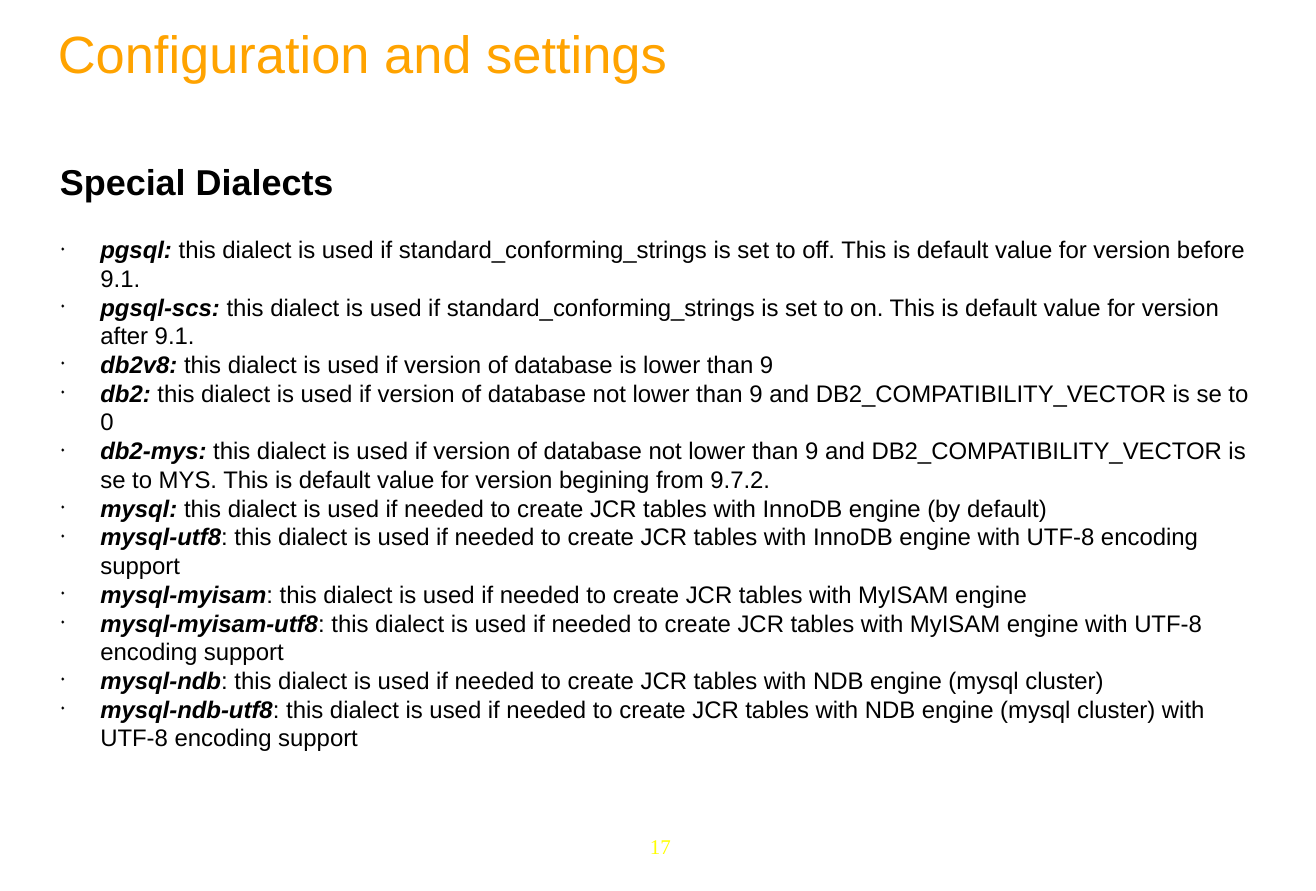
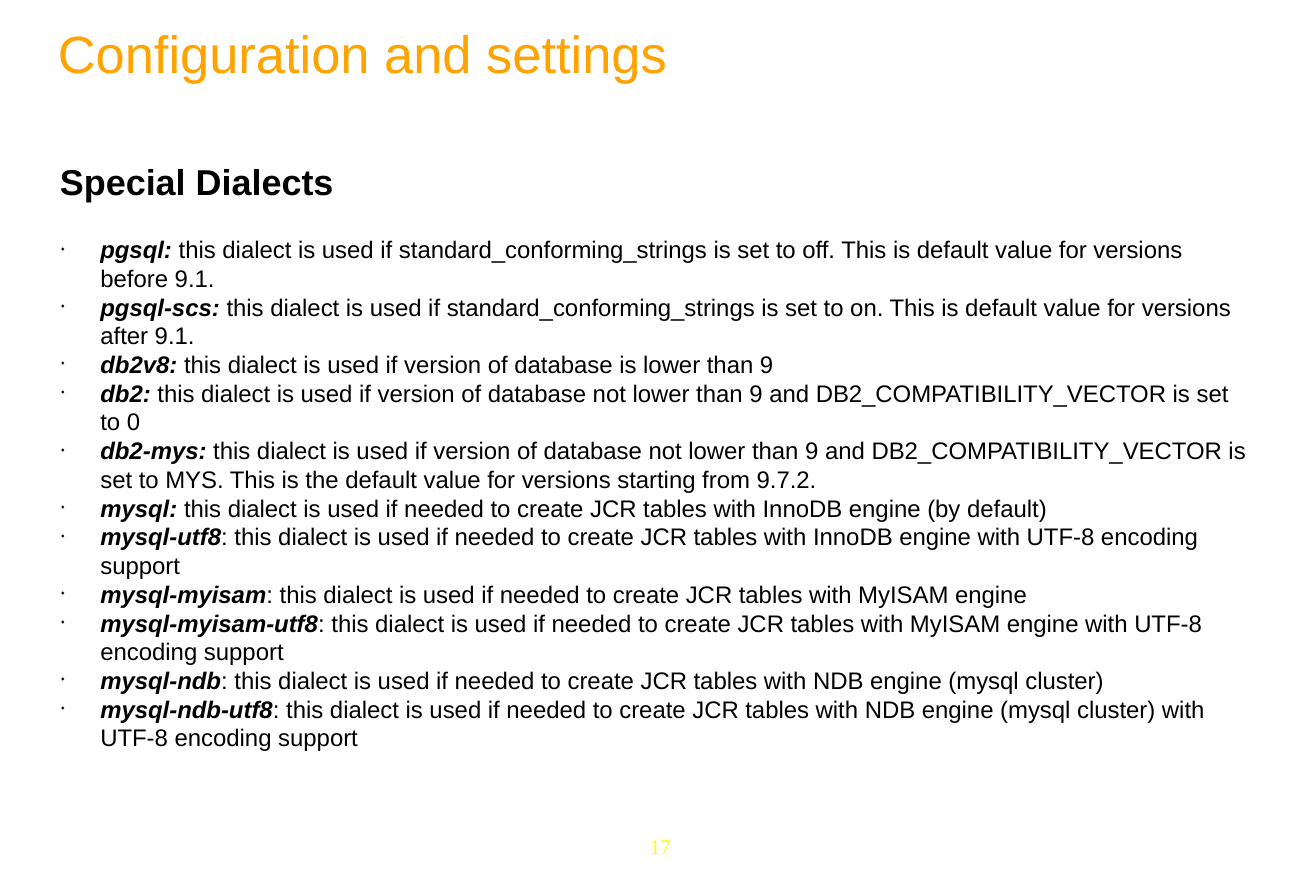
Before and after one commit to anhvurz90/training, a slide deck: slide 17 of JPP6-JCR/Day-4.pptx. Drawn at 1316x891 pixels with LibreOffice and Linux fonts; fonts in the diff are those of the drawing; background and template pictures are left out. Boxes give left, top, right and bottom in pixels: in the first picture for what was removed or moved away, otherwise in the second. Text is boxed around its words. In the diff, an @@ line names an element or a change of style, - is before the commit and + after.

```diff
--- a/JPP6-JCR/Day-4.pptx
+++ b/JPP6-JCR/Day-4.pptx
@@ text at (100, 240, 1231, 345): text changed @@
-◆ pgsql: this dialect is used if standard_conforming_strings is set to off. This is default value for version before 9.1.
-◆ pgsql-scs: this dialect is used if standard_conforming_strings is set to on. This is default value for version after 9.1.
+◆ pgsql: this dialect is used if standard_conforming_strings is set to off. This is default value for versions before 9.1.
+◆ pgsql-scs: this dialect is used if standard_conforming_strings is set to on. This is default value for versions after 9.1.
@@ text at (100, 384, 1245, 493): text changed @@
-◆ db2: this dialect is used if version of database not lower than 9 and DB2_COMPATIBILITY_VECTOR is se to 0
-◆ db2-mys: this dialect is used if version of database not lower than 9 and DB2_COMPATIBILITY_VECTOR is se to MYS. This is default value for version begining from 9.7.2.
+◆ db2: this dialect is used if version of database not lower than 9 and DB2_COMPATIBILITY_VECTOR is set to 0
+◆ db2-mys: this dialect is used if version of database not lower than 9 and DB2_COMPATIBILITY_VECTOR is set to MYS. This is the default value for versions starting from 9.7.2.
```
Also in this commit, not shown: 14 other slides changed, 3 other files.
